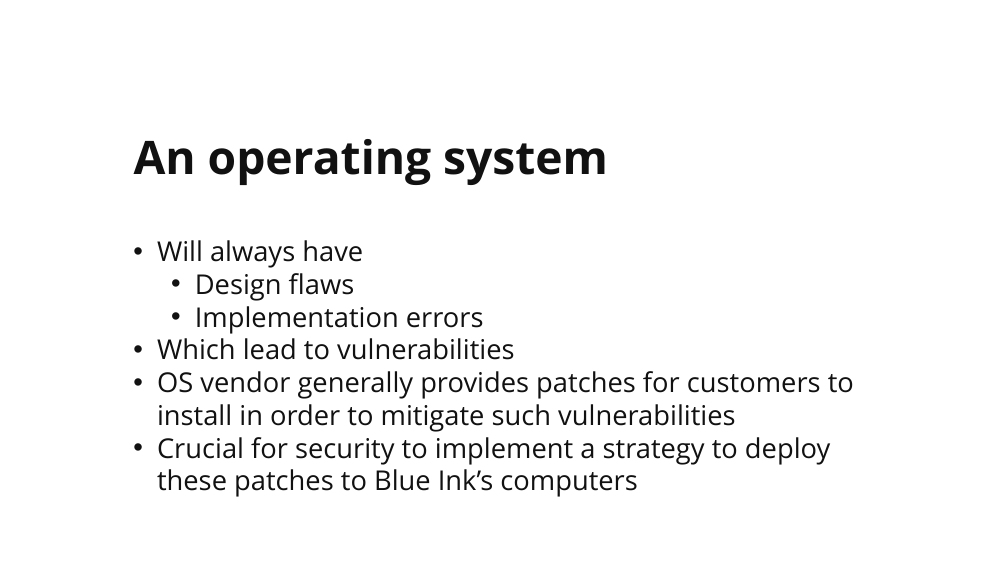
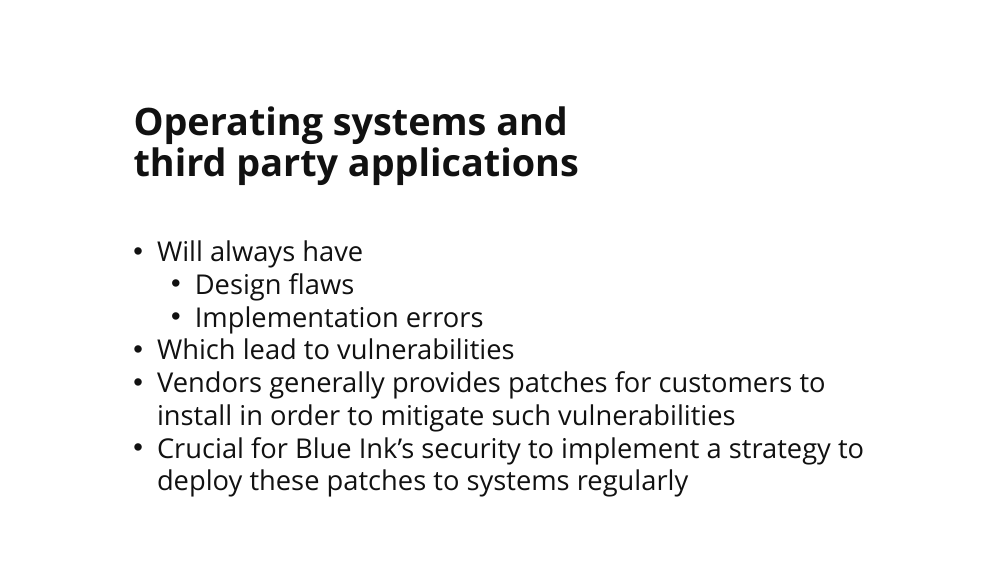
Before and after one commit to martymcflywa/ecu, a slide deck: slide 6 of year_1/sem_2/CSI1101_computer_security/0b_assignment_2_[22MAY15_0900]/dev/CSI1101_PONCE_A2_v02.pptx (slide 7 before the commit). Drawn at 1008x567 pixels with LibreOffice and Linux fonts; fonts in the diff are those of the drawing. Boxes give left, top, right and bottom in pixels: in the first picture for what was removed or moved away, otherwise in the second. Text is boxed around its words. In the diff, an @@ line names an element or a change of style, - is before the commit and + after.

```diff
--- a/year_1/sem_2/CSI1101_computer_security/0b_assignment_2_[22MAY15_0900]/dev/CSI1101_PONCE_A2_v02.pptx
+++ b/year_1/sem_2/CSI1101_computer_security/0b_assignment_2_[22MAY15_0900]/dev/CSI1101_PONCE_A2_v02.pptx
@@ title at <box>134,106,579,185</box>: text changed; size 44 to 36 pt @@
-An operating system
+Operating systems and
+third party applications
@@ text at <box>157,371,864,497</box>: text changed @@
-• OS vendor generally provides patches for customers to install in order to mitigate such vulnerabilities
-• Crucial for security to implement a strategy to deploy these patches to Blue Ink’s computers
+• Vendors generally provides patches for customers to install in order to mitigate such vulnerabilities
+• Crucial for Blue Ink’s security to implement a strategy to deploy these patches to systems regularly
```
Also in this commit, not shown: 17 other slides changed, 19 slides added, 47 slides removed, 1 other file.
